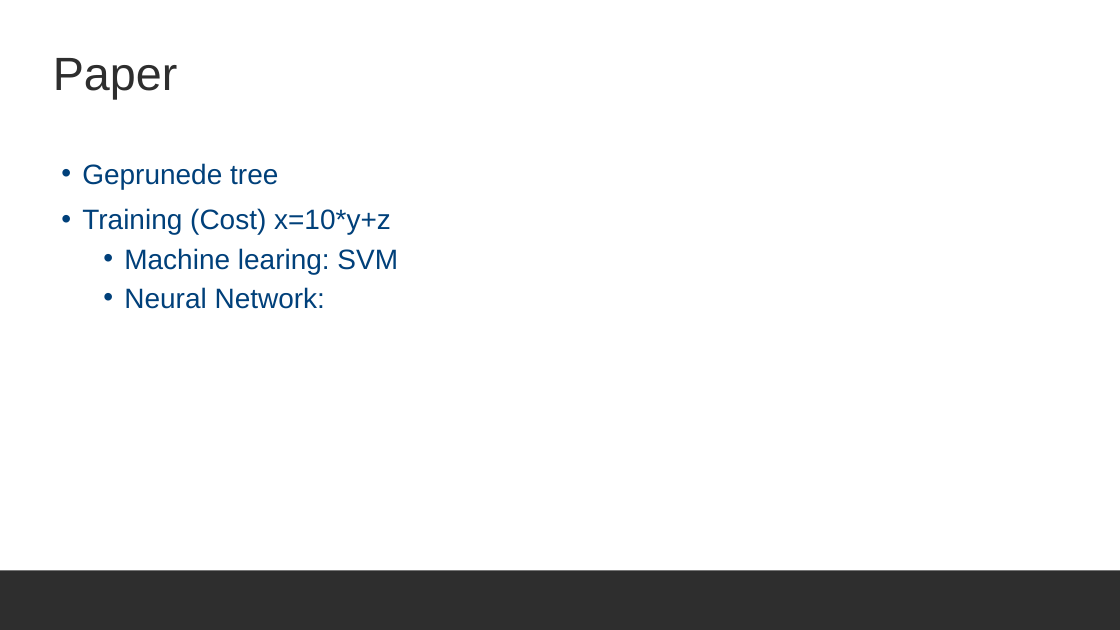
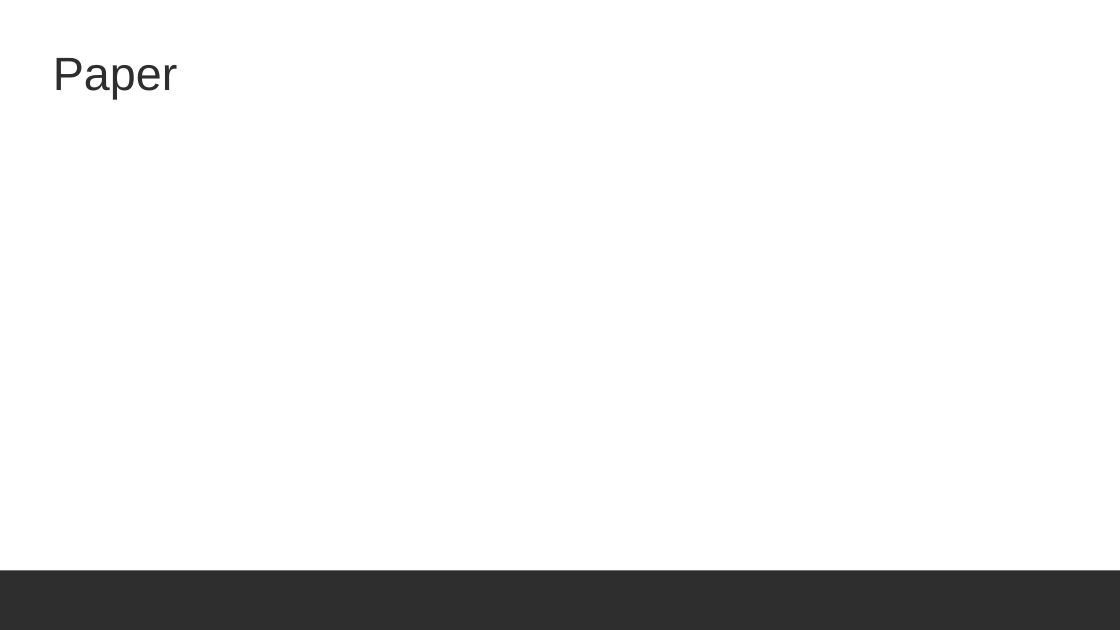
Before and after one commit to ro-per/PylosGamingBot, a slide deck: slide 14 of Presentation.pptx. Drawn at 1120x630 pixels with LibreOffice and Linux fonts; fonts in the diff are those of the drawing; grey boxes stand for pictures; background and template pictures are left out. Boxes give left, top, right and bottom in pixels: in the first picture for what was removed or moved away, otherwise in the second. Text is boxed around its words. In the diff, an @@ line names an element or a change of style, - is before the commit and + after.

```diff
--- a/Presentation.pptx
+++ b/Presentation.pptx
@@ text removed at (82,163,398,309) @@
-• Geprunede tree
-• Training (Cost) x=10*y+z
-  • Machine learing: SVM
-  • Neural Network:
```
Also in this commit, not shown: 6 other slides changed.
